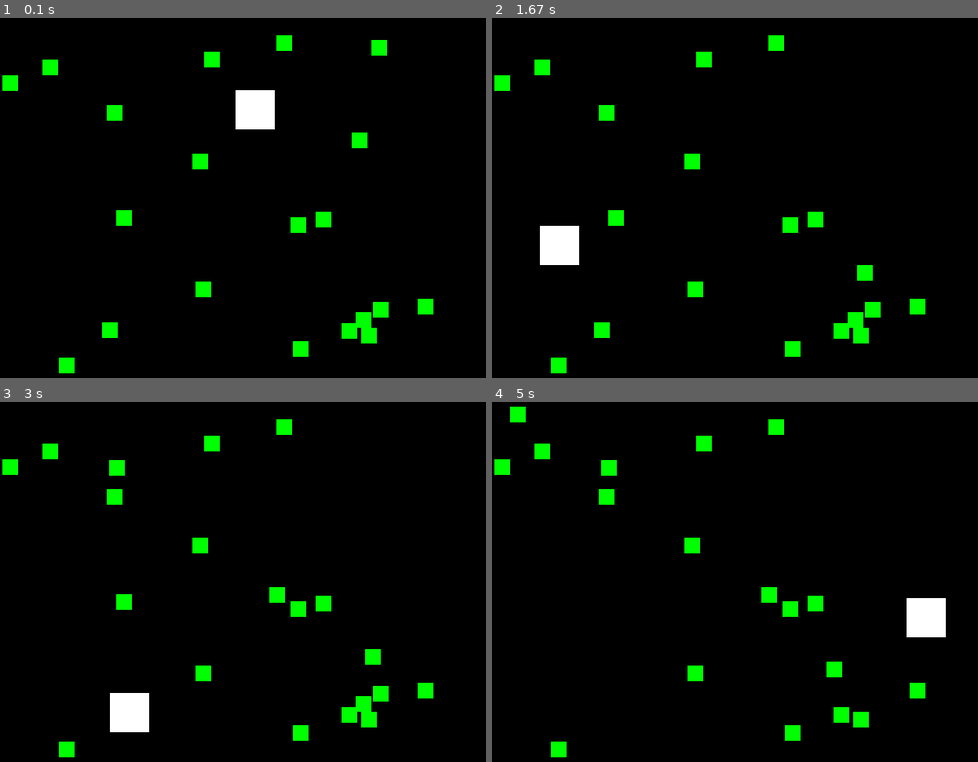
Above: before the commit, frames 1-4 (two rows, left to right).
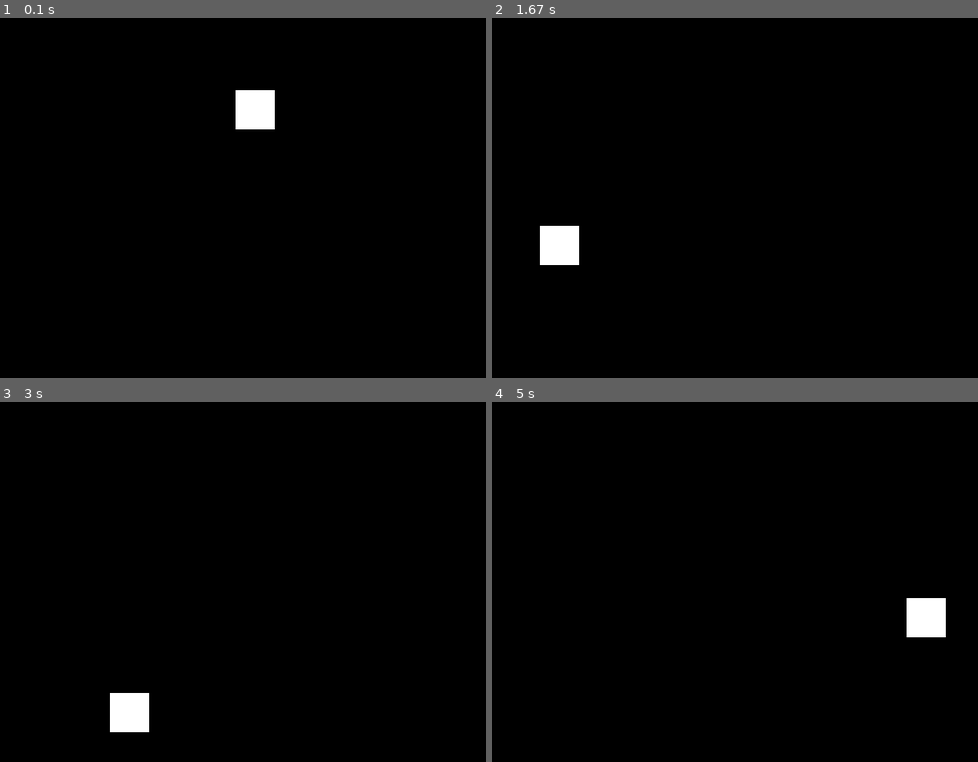
Above: after the commit, the same moments.

Repository: mecsys/pygame
Game: pygame game, started from 18/pygameInput.py
Same seed, same stepped clock (60 frames per second), same inputs: the game is played once before the commit and once after it.
Inputs:
- Up to frame 1 (0.1 s): no input
- Up to frame 2 (1.67 s): hold Right 0.33-0.8 s; hold Up 0.83-1.13 s; hold Right 1.17-1.63 s; tap X at 1.23, 1.53 s
- Up to frame 3 (3 s): hold Left 1.67-2.2 s; tap X at 1.73, 2.03, 2.3, 2.63, 2.93 s; hold Down 2.23-2.53 s; tap 2 at 2.38 s; hold Left 2.57-2.97 s
- Up to frame 4 (5 s): hold Up 3-3.37 s; tap X at 3.07, 3.47, 3.77, 4.13, 4.53, 4.83 s; hold Right 3.4-4.03 s; tap 2 at 3.55 s; hold Down 4.07-4.43 s; hold Left 4.47-4.93 s; hold Right from 4.97 s (still down)

The runs differ from the first frame. In frame 1, 2.8% of the frame differs, in the area x 0-90%, y 4-99%; in frame 2, 2.7%; in frame 3, 2.8%; in frame 4, 2.5%.

Commit message:
Criando teste do jogo Matematica Legal.
Signed-off-by: Isaac Mechi <isaacmechi@gmail.com>

Diff:
--- a/18/pygameInput.py
+++ b/18/pygameInput.py
@@ -7,15 +7,10 @@
 mainClock = pygame.time.Clock()
 
 # set up the window
-WINDOWWIDTH = 400
-WINDOWHEIGHT = 400
-windowSurface = pygame.display.set_mode((WINDOWWIDTH, WINDOWHEIGHT), \
-pygame.HWSURFACE|pygame.DOUBLEBUF|pygame.FULLSCREEN, 32)
-
 WINDOWWIDTH = 640
 WINDOWHEIGHT = 480
 windowSurface = pygame.display.set_mode((WINDOWWIDTH, WINDOWHEIGHT), 0, 32)
-pygame.display.set_caption('Input')
+pygame.display.set_caption('Matematica Legal')
 
 # set up the colors
 BLACK = (0, 0, 0)
@@ -28,8 +23,8 @@
 FOODSIZE = 20
 player = pygame.Rect(300, 100, 50, 50)
 foods = []
-for i in range(20):
-    foods.append(pygame.Rect(random.randint(0, WINDOWWIDTH - FOODSIZE), random.randint(0, WINDOWHEIGHT - FOODSIZE), FOODSIZE, FOODSIZE))
+#for i in range(20):
+#    foods.append(pygame.Rect(random.randint(0, WINDOWWIDTH - FOODSIZE), random.randint(0, WINDOWHEIGHT - FOODSIZE), FOODSIZE, FOODSIZE))
 
 # set up movement variables
 moveLeft = False
@@ -80,7 +75,7 @@
         if event.type == MOUSEBUTTONUP:
             foods.append(pygame.Rect(event.pos[0], event.pos[1], FOODSIZE, FOODSIZE))
 
-    foodCounter += 1
+    #foodCounter += 1
     if foodCounter >= NEWFOOD:
         # add new food
         foodCounter = 0
